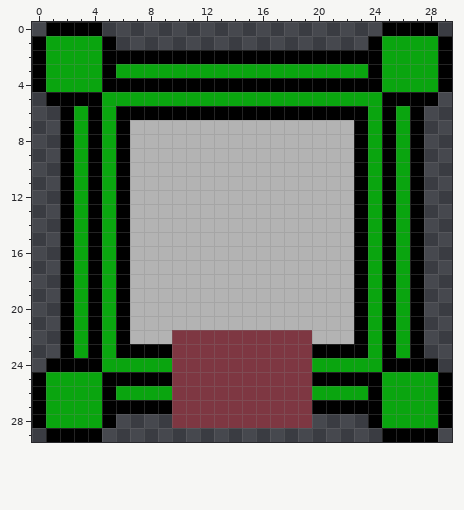
Edited in one commit: pixel-art sprite (Dukes Of The Realm/resources/sprites/castles/castle_2.png). The first picture shows the starting point.
The file is 30x30 pixels. Pixels under 10% opacity are left out.
New version:
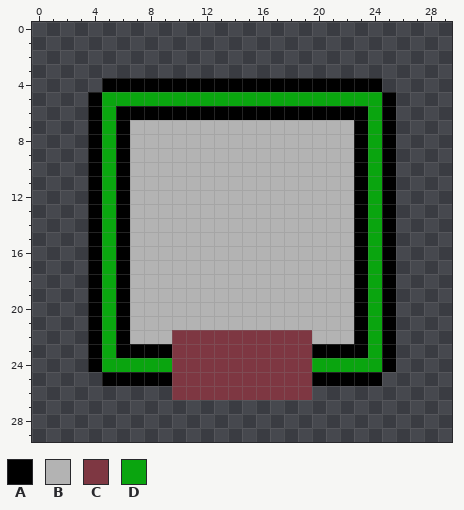
Palette (. is transparent): A #000000  B #b3b3b3  C #7e3742  D #0aa50f
The exact change:
@@ x 0..29 @@
- 0 .AAAA....................AAAA.
- 1 ADDDDA..................ADDDDA
- 2 ADDDDAAAAAAAAAAAAAAAAAAAADDDDA
- 3 ADDDDADDDDDDDDDDDDDDDDDDADDDDA
- 4 ADDDDAAAAAAAAAAAAAAAAAAAADDDDA
- 5 .AAAADDDDDDDDDDDDDDDDDDDDAAAA.
- 6 ..ADADAAAAAAAAAAAAAAAAAADADA..
- 7 ..ADADABBBBBBBBBBBBBBBBADADA..
- 8 ..ADADABBBBBBBBBBBBBBBBADADA..
- 9 ..ADADABBBBBBBBBBBBBBBBADADA..
-10 ..ADADABBBBBBBBBBBBBBBBADADA..
-11 ..ADADABBBBBBBBBBBBBBBBADADA..
-12 ..ADADABBBBBBBBBBBBBBBBADADA..
-13 ..ADADABBBBBBBBBBBBBBBBADADA..
-14 ..ADADABBBBBBBBBBBBBBBBADADA..
-15 ..ADADABBBBBBBBBBBBBBBBADADA..
-16 ..ADADABBBBBBBBBBBBBBBBADADA..
-17 ..ADADABBBBBBBBBBBBBBBBADADA..
-18 ..ADADABBBBBBBBBBBBBBBBADADA..
-19 ..ADADABBBBBBBBBBBBBBBBADADA..
-20 ..ADADABBBBBBBBBBBBBBBBADADA..
-21 ..ADADABBBBBBBBBBBBBBBBADADA..
-22 ..ADADABBBCCCCCCCCCCBBBADADA..
-23 ..ADADAAAACCCCCCCCCCAAAADADA..
-24 .AAAADDDDDCCCCCCCCCCDDDDDAAAA.
-25 ADDDDAAAAACCCCCCCCCCAAAAADDDDA
-26 ADDDDADDDDCCCCCCCCCCDDDDADDDDA
-27 ADDDDAAAAACCCCCCCCCCAAAAADDDDA
-28 ADDDDA....CCCCCCCCCC....ADDDDA
-29 .AAAA....................AAAA.
+ 0 ..............................
+ 1 ..............................
+ 2 ..............................
+ 3 ..............................
+ 4 .....AAAAAAAAAAAAAAAAAAAA.....
+ 5 ....ADDDDDDDDDDDDDDDDDDDDA....
+ 6 ....ADAAAAAAAAAAAAAAAAAADA....
+ 7 ....ADABBBBBBBBBBBBBBBBADA....
+ 8 ....ADABBBBBBBBBBBBBBBBADA....
+ 9 ....ADABBBBBBBBBBBBBBBBADA....
+10 ....ADABBBBBBBBBBBBBBBBADA....
+11 ....ADABBBBBBBBBBBBBBBBADA....
+12 ....ADABBBBBBBBBBBBBBBBADA....
+13 ....ADABBBBBBBBBBBBBBBBADA....
+14 ....ADABBBBBBBBBBBBBBBBADA....
+15 ....ADABBBBBBBBBBBBBBBBADA....
+16 ....ADABBBBBBBBBBBBBBBBADA....
+17 ....ADABBBBBBBBBBBBBBBBADA....
+18 ....ADABBBBBBBBBBBBBBBBADA....
+19 ....ADABBBBBBBBBBBBBBBBADA....
+20 ....ADABBBBBBBBBBBBBBBBADA....
+21 ....ADABBBBBBBBBBBBBBBBADA....
+22 ....ADABBBCCCCCCCCCCBBBADA....
+23 ....ADAAAACCCCCCCCCCAAAADA....
+24 ....ADDDDDCCCCCCCCCCDDDDDA....
+25 .....AAAAACCCCCCCCCCAAAAA.....
+26 ..........CCCCCCCCCC..........
+27 ..............................
+28 ..............................
+29 ..............................
Changed places in both pictures, as pixel boxes (x1, y1, x2, y2):
erased: (32, 22, 452, 442)
